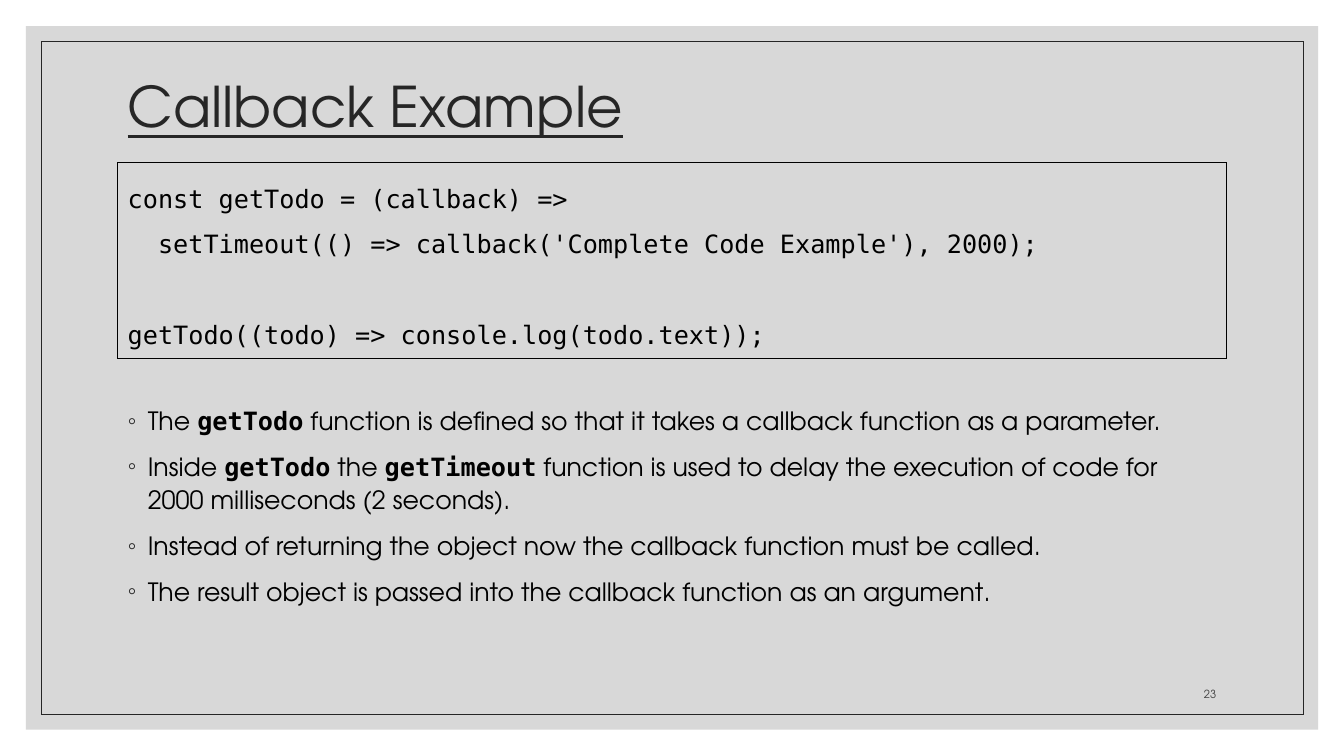
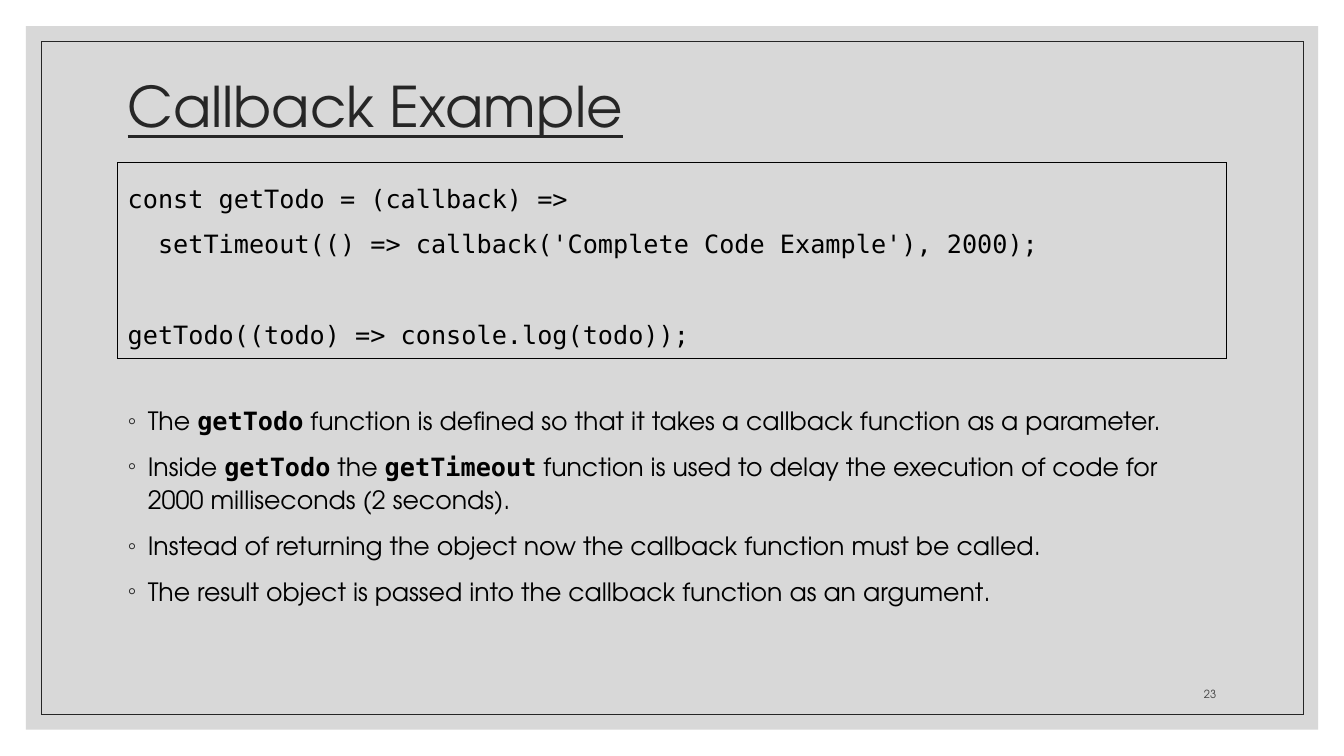
Before and after one commit to zackstotts/base-node-curriculum, a slide deck: slide 23 of unit_01/slides/Unit01-PartI.pptx. Drawn at 1344x756 pixels with LibreOffice and Linux fonts; fonts in the diff are those of the drawing. Boxes give left, top, right and bottom in pixels: in the first picture for what was removed or moved away, otherwise in the second. Text is boxed around its words. In the diff, an @@ line names an element or a change of style, - is before the commit and + after.

Commit message:
Fixing mistakes on async examples

```diff
--- a/unit_01/slides/Unit01-PartI.pptx
+++ b/unit_01/slides/Unit01-PartI.pptx
@@ text at [128,324,689,350]: text changed @@
-getTodo((todo) => console.log(todo.text));
+getTodo((todo) => console.log(todo));
```
Also in this commit, not shown: 2 other slides changed, 2 other files.
